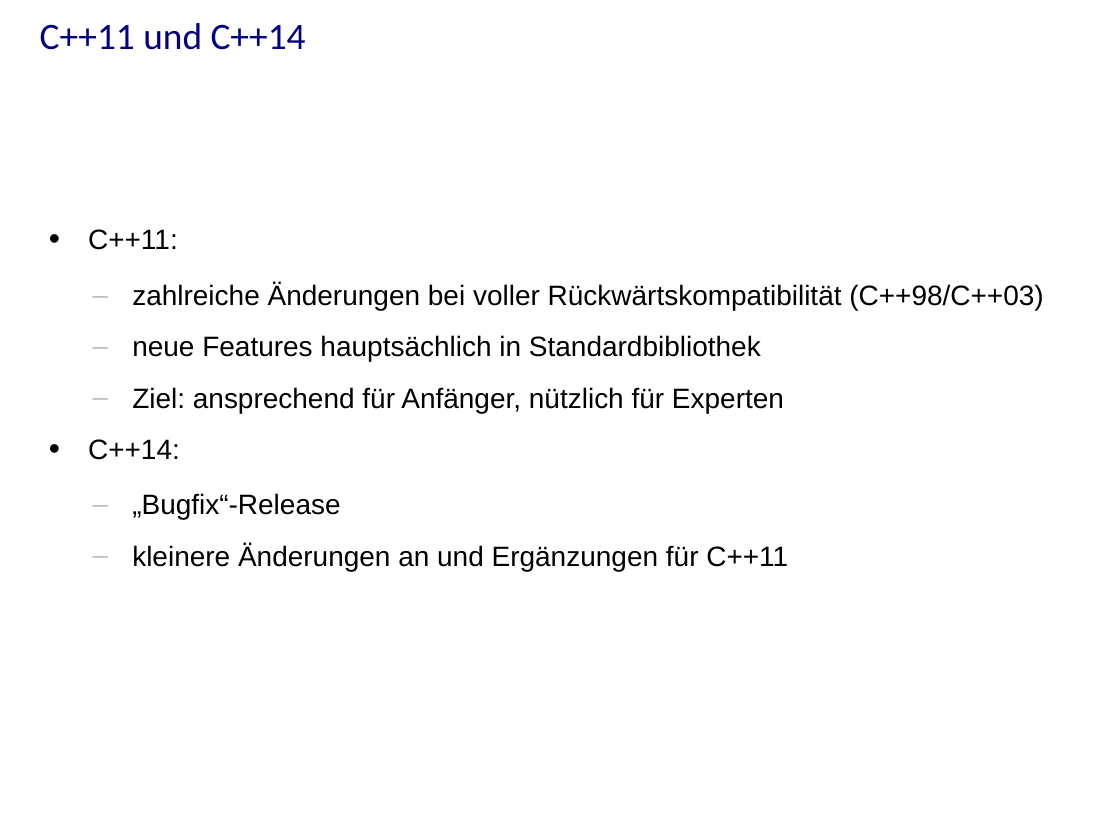
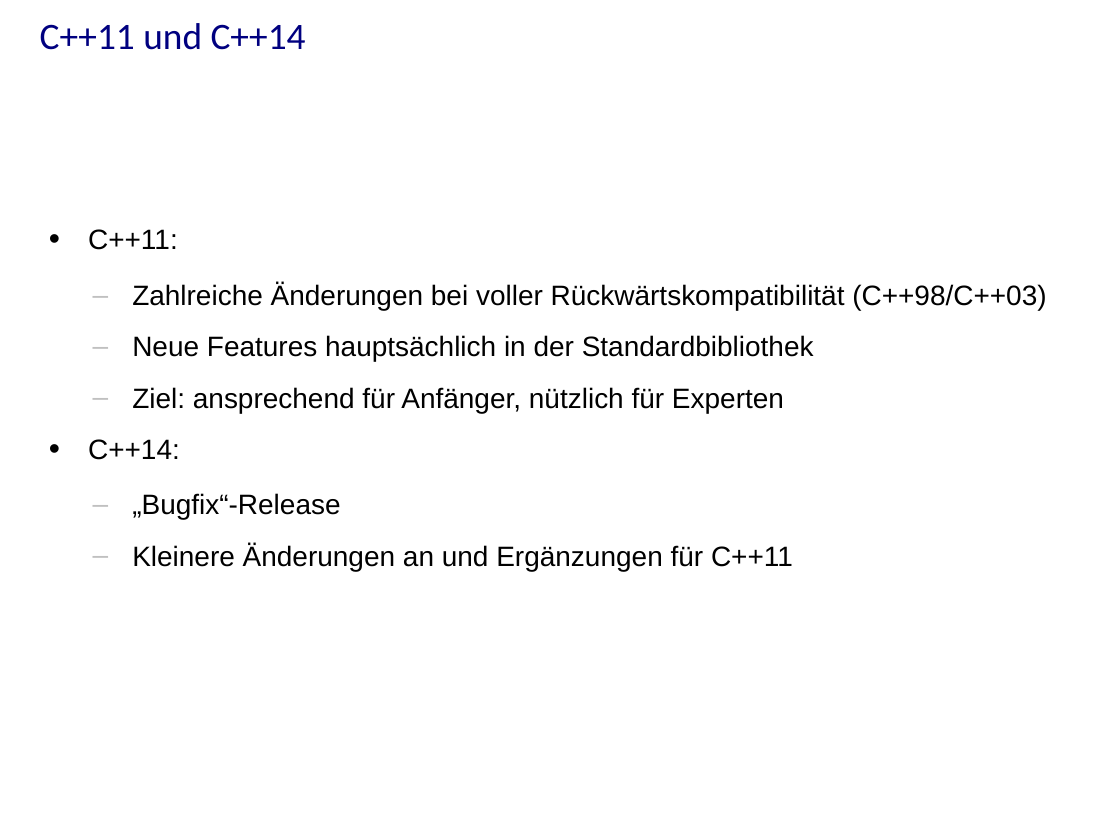
Before and after one commit to j-stephan/hs16, a slide deck: slide 3 of presentation/presentation.odp. Drawn at 1120x840 pixels with LibreOffice and Linux fonts; fonts in the diff are those of the drawing; background and template pictures are left out. Boxes give left, top, right and bottom in pixels: in the first picture for what was removed or moved away, otherwise in the second. Text is boxed around its words. In the diff, an @@ line names an element or a change of style, - is before the commit and + after.

```diff
--- a/presentation/presentation.odp
+++ b/presentation/presentation.odp
@@ text at box(132, 283, 1046, 361): text changed @@
-  – zahlreiche Änderungen bei voller Rückwärtskompatibilität (C++98/C++03)
-  – neue Features hauptsächlich in Standardbibliothek
+  – Zahlreiche Änderungen bei voller Rückwärtskompatibilität (C++98/C++03)
+  – Neue Features hauptsächlich in der Standardbibliothek
@@ text at box(132, 544, 793, 571): text changed @@
-  – kleinere Änderungen an und Ergänzungen für C++11
+  – Kleinere Änderungen an und Ergänzungen für C++11
```
Also in this commit, not shown: 21 other slides changed, 1 slide added, 3 other files.
